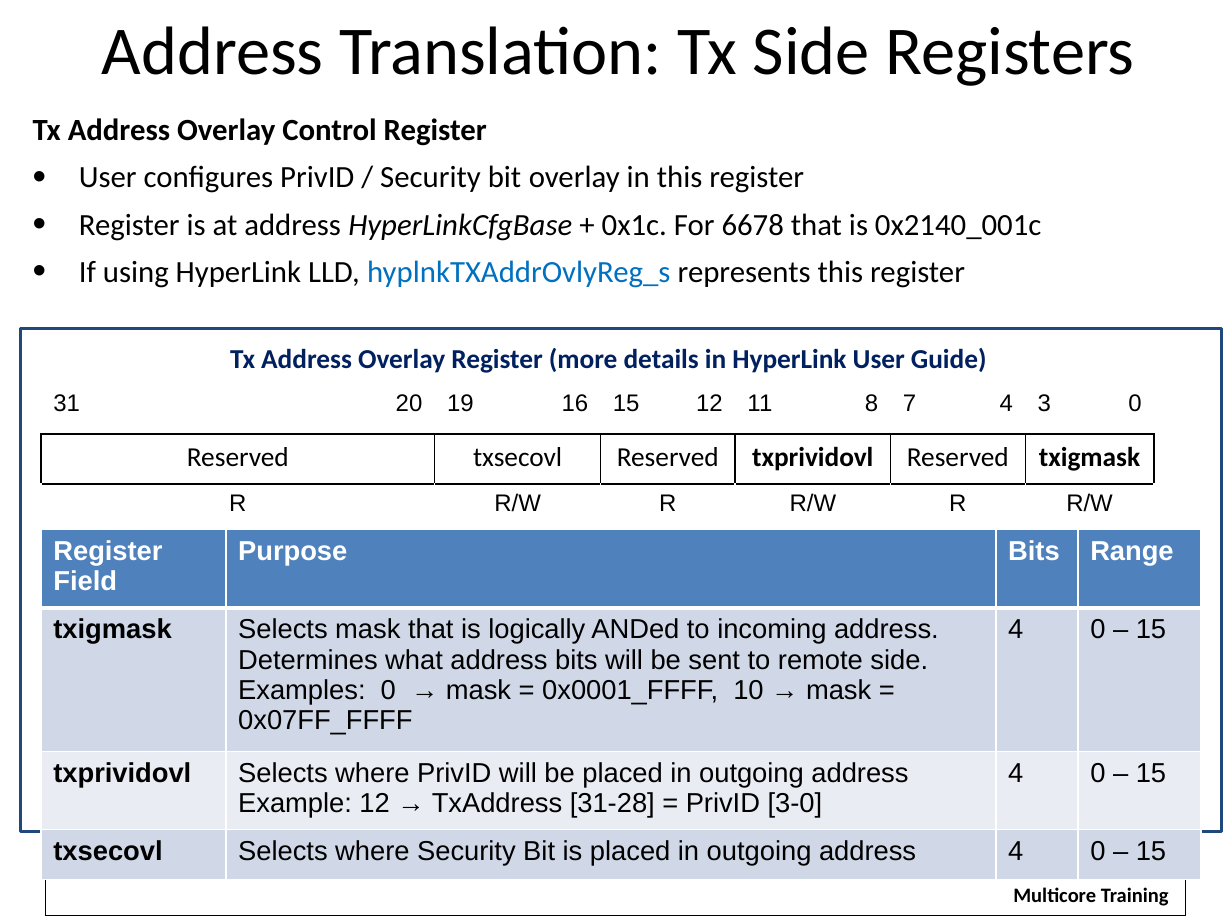
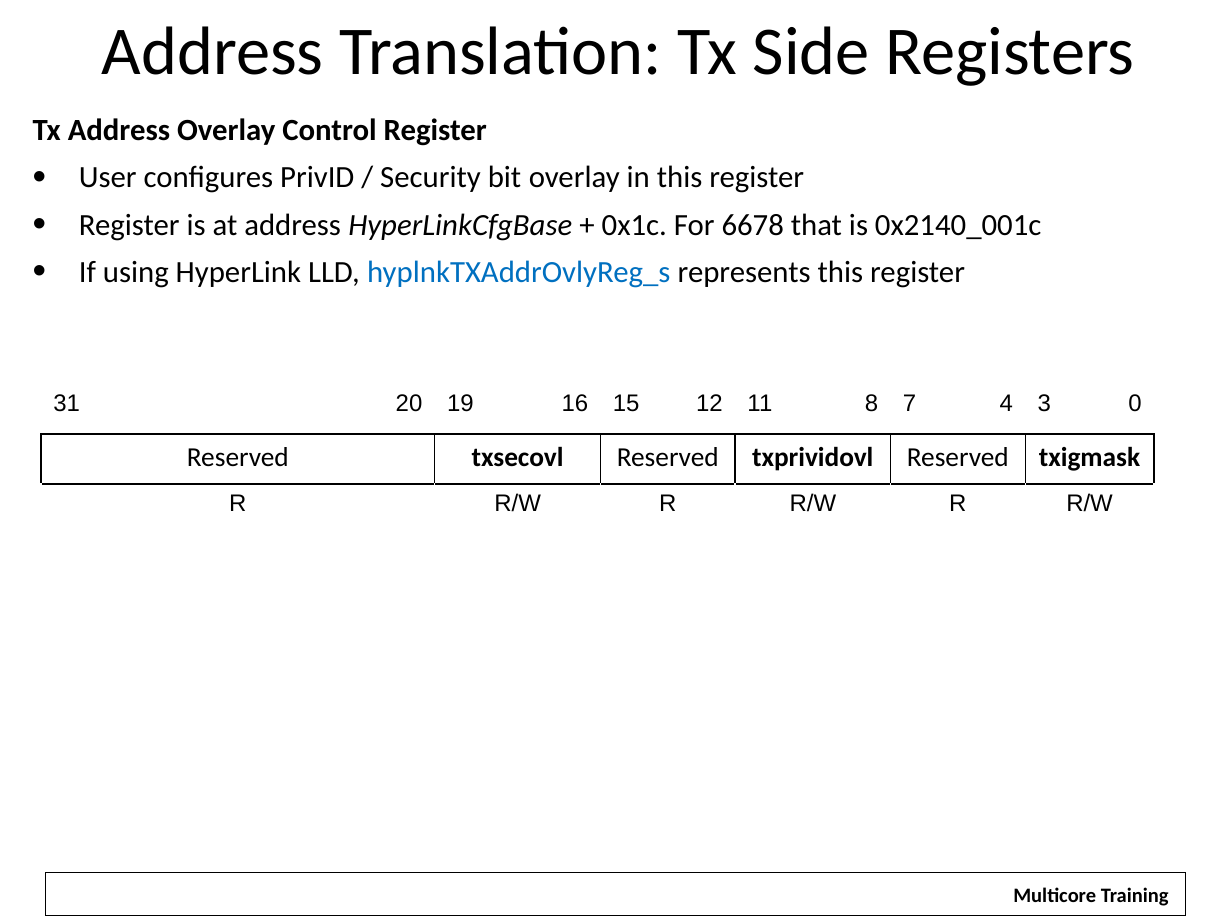
Before and after one commit to hari1989/keystone-workshop, a slide deck: slide 19 of slides/Intro to Hyperlink.pptx (slide 18 before the commit). Drawn at 1232x924 pixels with LibreOffice and Linux fonts; fonts in the diff are those of the drawing; background and template pictures are left out. Boxes give left, top, right and bottom in pixels: in the first picture for what was removed or moved away, otherwise in the second. Text is boxed around its words. In the diff, an @@ line names an element or a change of style, - is before the commit and + after.

```diff
--- a/slides/Intro to Hyperlink.pptx
+++ b/slides/Intro to Hyperlink.pptx
@@ rectangle removed at <box>21,329,1222,832</box> @@
@@ text removed at <box>230,348,987,373</box> @@
-Tx Address Overlay Register (more details in HyperLink User Guide)
@@ table at <box>41,384,1156,535</box> @@
@@ bold on in "txsecovl" @@
@@ table removed at <box>41,530,1201,870</box>, 4 rows, 4 columns @@
-Register Field | Purpose | Bits | Range
-txigmask | Selects mask that is logically ANDed to incoming address. Determines what address bits will be sent to remote side. Examples: 0 → mask = 0x0001_FFFF, 10 → mask = 0x07FF_FFFF | 4 | 0 – 15
-txprividovl | Selects where PrivID will be placed in outgoing address Example: 12 → TxAddress [31-28] = PrivID [3-0] | 4 | 0 – 15
-txsecovl | Selects where Security Bit is placed in outgoing address | 4 | 0 – 15
```
Also in this commit, not shown: 15 other slides changed, 16 slides added, 11 slides removed.
